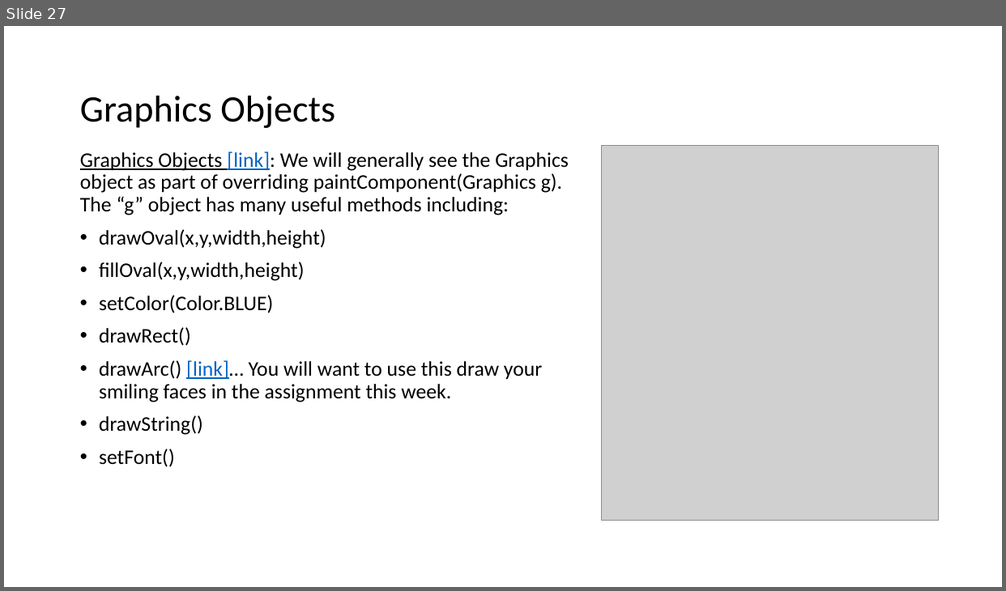
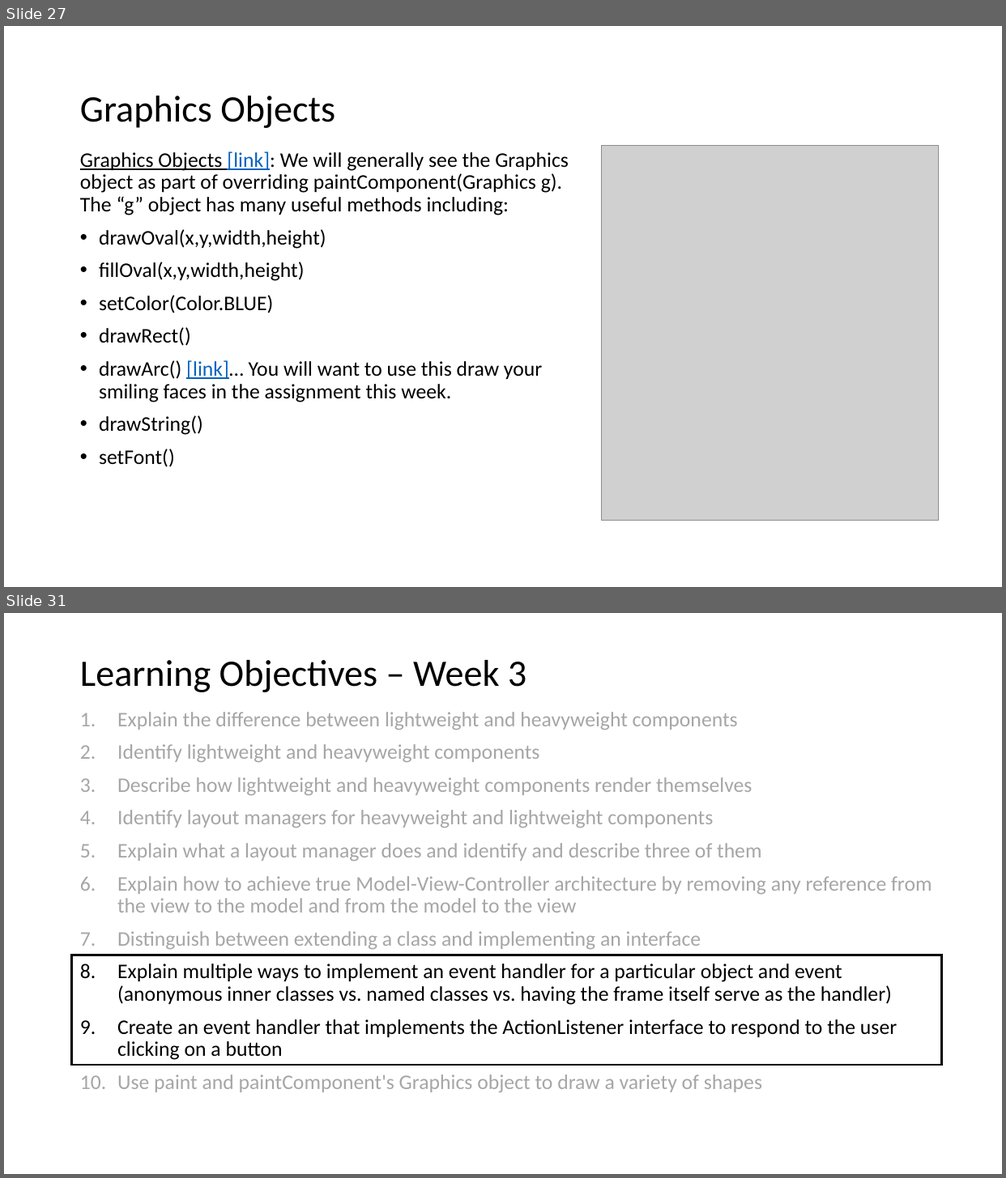
Before and after one commit to EricJPogue/www-epogue-info, a slide deck: CPSC-24500/Week03/2017SpringW03Slides.pptx. Shown one above the other, each under a label of ours: slide 27 before the commit, slides 27 and 31 after it; the slides between them are not shown. The pictures are 1006x591 and 1006x1178 pixels, drawn with LibreOffice and Linux fonts; fonts in the diff are those of the drawing; grey boxes stand for pictures. Boxes give left, top, right and bottom in pixels: in the first picture for what was removed or moved away, otherwise in the second. Text is boxed around its words. In the diff, an @@ line names an element or a change of style, - is before the commit and + after.

```diff
--- a/CPSC-24500/Week03/2017SpringW03Slides.pptx
+++ b/CPSC-24500/Week03/2017SpringW03Slides.pptx
@@ slide 31 added at (x1=4, y1=613, x2=1002, y2=1174), background #FFFFFF @@
@@ title added at (x1=80, y1=660, x2=526, y2=692), 36 pt, text #000000 @@
+Learning Objectives – Week 3
@@ text added at (x1=117, y1=712, x2=931, y2=1093), 20 pt, text #A6A6A6 @@
+1. Explain the difference between lightweight and heavyweight components
+2. Identify lightweight and heavyweight components
+3. Describe how lightweight and heavyweight components render themselves
+4. Identify layout managers for heavyweight and lightweight components
+5. Explain what a layout manager does and identify and describe three of them
+6. Explain how to achieve true Model-View-Controller architecture by removing any reference from the view to the model and from the model to the view
+7. Distinguish between extending a class and implementing an interface
+8. Explain multiple ways to implement an event handler for a particular object and event (anonymous inner classes vs. named classes vs. having the frame itself serve as the handler)
+9. Create an event handler that implements the ActionListener interface to respond to the user clicking on a button
+10. Use paint and paintComponent's Graphics object to draw a variety of shapes
@@ rectangle added at (x1=71, y1=956, x2=942, y2=1066), outline #000000 2 pt @@
```
Also in this commit, not shown: 1 slide changed, 7 other slides added, 3 other files.
